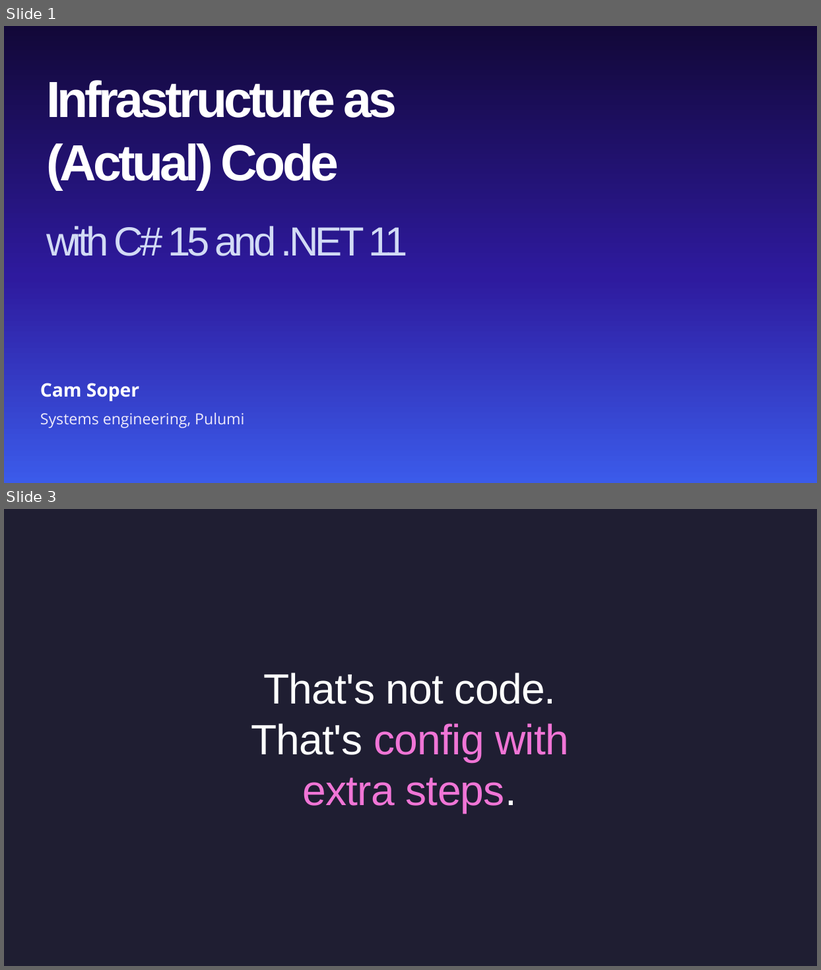
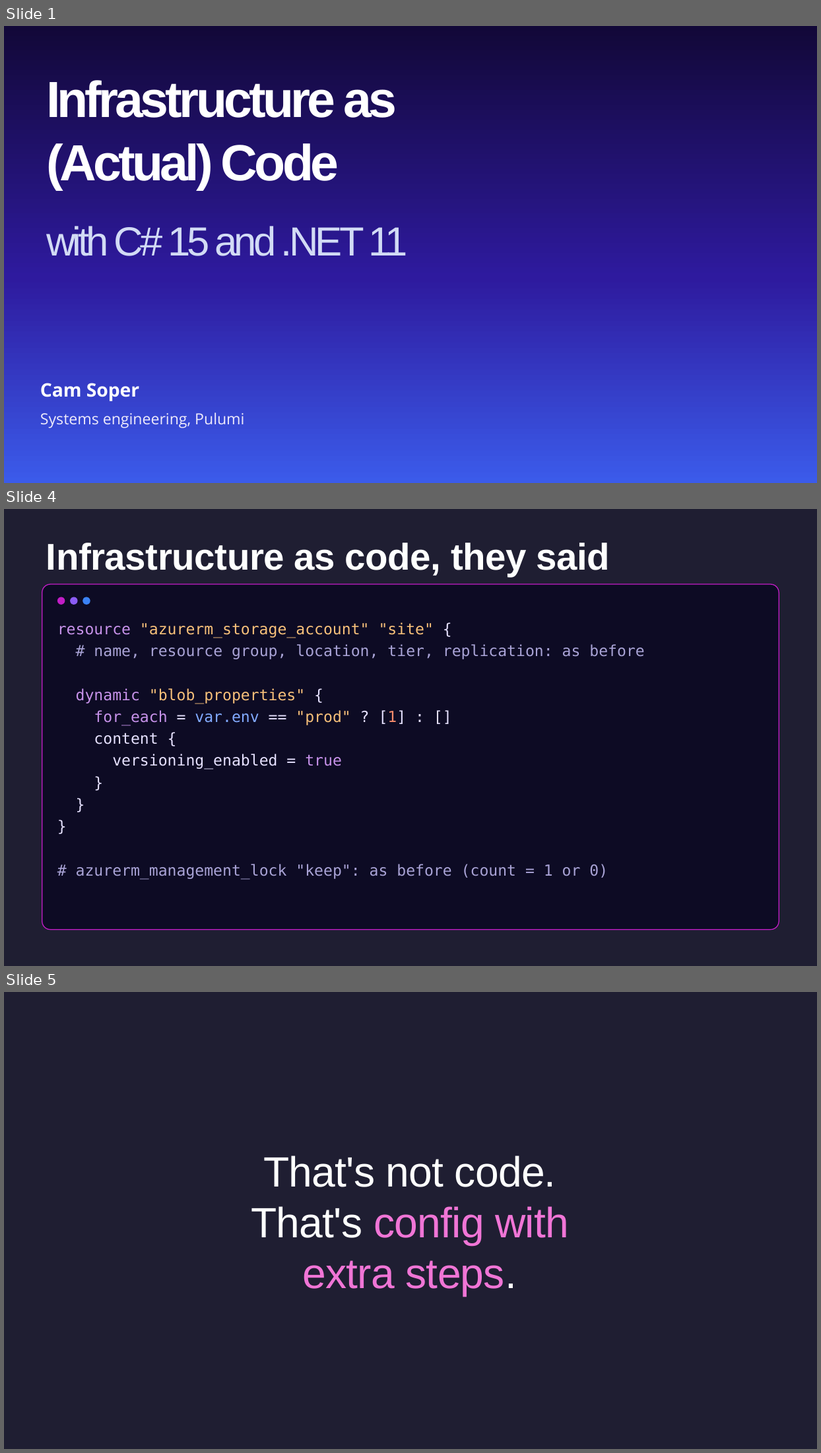
Before and after one commit to CamSoper/infrastructure-as-actual-code, a slide deck: slides/infrastructure-as-actual-code.pptx. Shown one above the other, each under a label of ours: slides 1 and 3 before the commit, slides 1, 4 and 5 after it; the slides between them are not shown. The pictures are 821x970 and 821x1453 pixels, drawn with LibreOffice and Linux fonts; fonts in the diff are those of the drawing; background and template pictures are left out. Boxes give left, top, right and bottom in pixels: in the first picture for what was removed or moved away, otherwise in the second. Text is boxed around its words. In the diff, an @@ line names an element or a change of style, - is before the commit and + after.

```diff
--- a/slides/infrastructure-as-actual-code.pptx
+++ b/slides/infrastructure-as-actual-code.pptx
@@ slide 4 added at box(4, 509, 817, 966), background #1F1E32 @@
@@ title added at box(46, 543, 611, 576), 44 pt, text #FEFFFE, bold @@
+Infrastructure as code, they said
@@ rounded rectangle added at box(42, 584, 779, 930), fill #0D0B24, outline #512BD4 1 pt @@
@@ ellipse added at box(57, 597, 64, 604), fill #C21DC6 @@
@@ ellipse added at box(70, 597, 77, 604), fill #8B5CF6 @@
@@ ellipse added at box(83, 597, 90, 604), fill #3B82F6 @@
@@ text added at box(57, 623, 644, 880), 18 pt, text #A9A3D6 @@
+resource "azurerm_storage_account" "site" {
+# name, resource group, location, tier, replication: as before
+dynamic "blob_properties" {
+for_each = var.env == "prod" ? [1] : []
+content {
+versioning_enabled = true
+}
+}
+}
+# azurerm_management_lock "keep": as before (count = 1 or 0)
@@ what was slide 3 is now slide 5 @@
```
Also in this commit, not shown: 2 slides changed, 1 other slide added, 3 other files.
